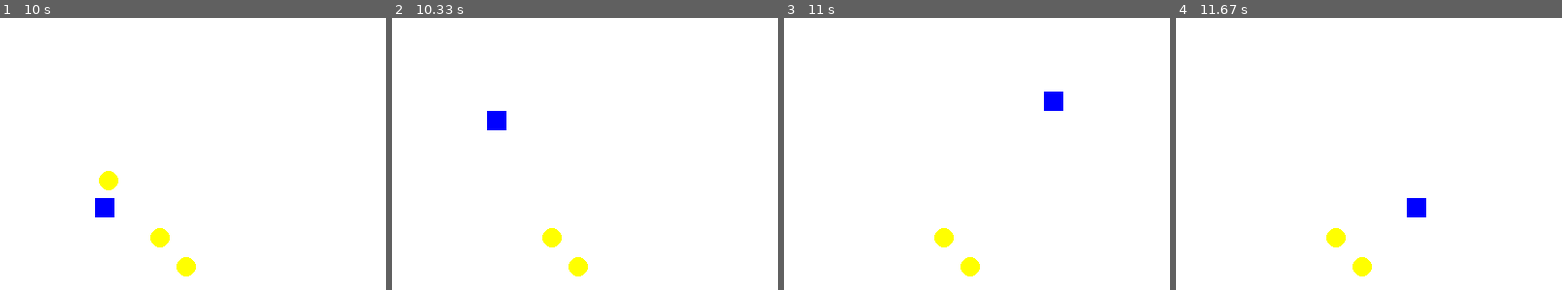
Above: before the commit, frames 1-4 (left to right).
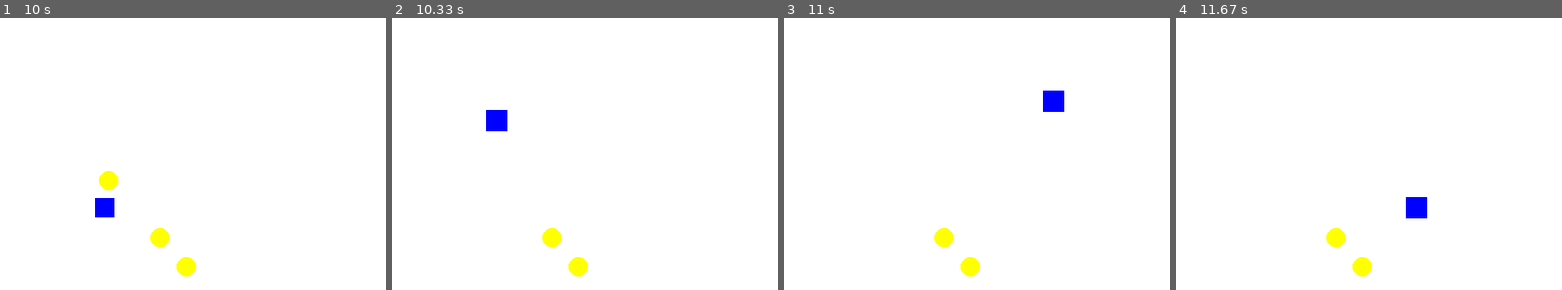
Above: after the commit, the same moments.

Repository: infunik/sipi_pygame
Game: pygame game, started from adventure_runner.py
Two runs of this game, one before a commit and one after it. Both use one fixed random seed, a clock stepped at 60 frames per second and the inputs below.
Inputs (mouse positions are % of the whole screen's width and height, from its top left):
- Up to frame 1 (10 s): click "Start Game" at 0.38 s; hold Up 0.67-1.13 s; move the mouse to (26, 31) at 0.7 s; hold Right 1.17-1.8 s; hold Down 1.83-2.2 s; hold Left 2.23-2.7 s; hold Right 2.73-3.2 s; hold Up 3.23-3.53 s; hold Right 3.57-4.03 s; hold Left 4.07-4.6 s; hold Down 4.63-4.93 s; hold Left 4.97-5.37 s; hold Up 5.4-5.77 s; hold Right 5.8-6.43 s; hold Down 6.47-6.83 s; hold Left 6.87-7.33 s; hold Right 7.37-7.83 s; hold Up 7.87-8.17 s; hold Right 8.2-8.67 s; hold Left 8.7-9.23 s; hold Down 9.27-9.57 s; hold Left from 9.6 s (still down)
- Up to frame 2 (10.33 s): release Left at 10 s; hold Up from 10.03 s (still down)
- Up to frame 3 (11 s): release Up at 10.4 s; hold Right from 10.43 s (still down)
- Up to frame 4 (11.67 s): release Right at 11.07 s; hold Down 11.1-11.47 s; hold Left from 11.5 s (still down)
The pictures show only the part of the screen within x 50-100%, y 14-64%; the shares and areas given below are measured in that part.

Frame 1 is identical in both runs. In frame 2, less than 0.1% of the frame differs, in the area x 24-30%, y 33-42%; in frame 3, less than 0.1%; in frame 4, less than 0.1%.

Commit message:
Update adventure_runner.py

Diff:
--- a/adventure_runner.py
+++ b/adventure_runner.py
@@ -22,7 +22,8 @@
         self.reset()
 
     def reset(self):
-        self.rect = pygame.Rect(SCREEN_WIDTH // 2, SCREEN_HEIGHT // 2, 20, 20)
+        self.size = 20  # Store current size as a property
+        self.rect = pygame.Rect(SCREEN_WIDTH // 2, SCREEN_HEIGHT // 2, self.size, self.size)
         self.speed = 5
 
     def update(self, keys):
@@ -48,6 +49,22 @@
 
     def draw(self, screen):
         pygame.draw.rect(screen, BLUE, self.rect)
+
+    def grow(self, amount=2):
+        # Store current center position
+        center_x, center_y = self.rect.center
+
+        # Increase size
+        self.size += amount
+
+        # Cap size at a reasonable maximum
+        max_size = 60
+        self.size = min(self.size, max_size)
+
+        # Update rect with new size while maintaining center position
+        self.rect.width = self.size
+        self.rect.height = self.size
+        self.rect.center = (center_x, center_y)
 
 # Obstacle class
 class Obstacle:
@@ -378,6 +395,7 @@
             if bonus.collides_with(self.player.rect):
                 self.bonuses.remove(bonus)
                 self.score += 10
+                self.player.grow()  # Make player bigger when collecting a coin
 
     def game_over(self):
         self.state = self.GAME_OVER
